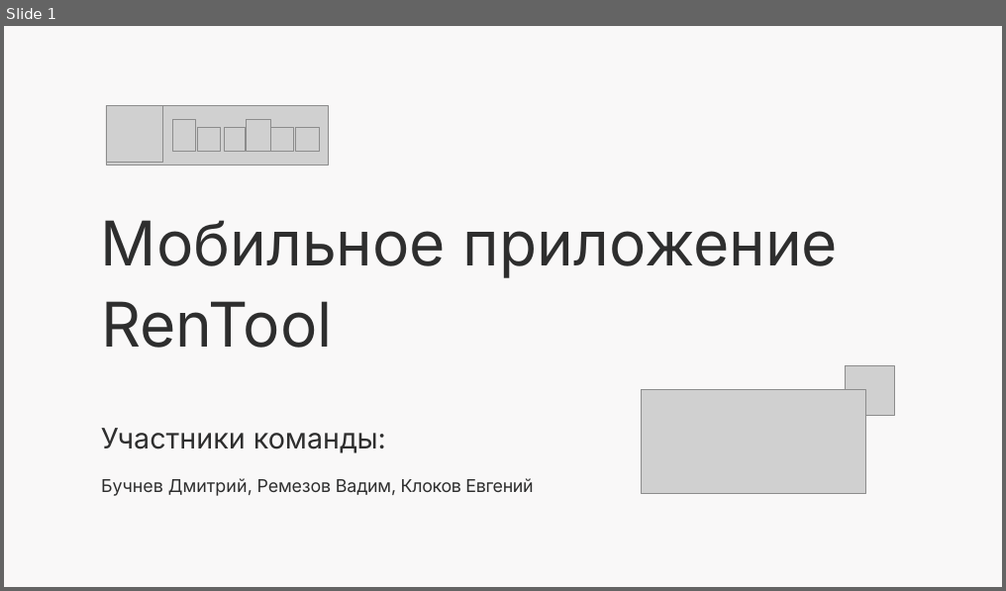
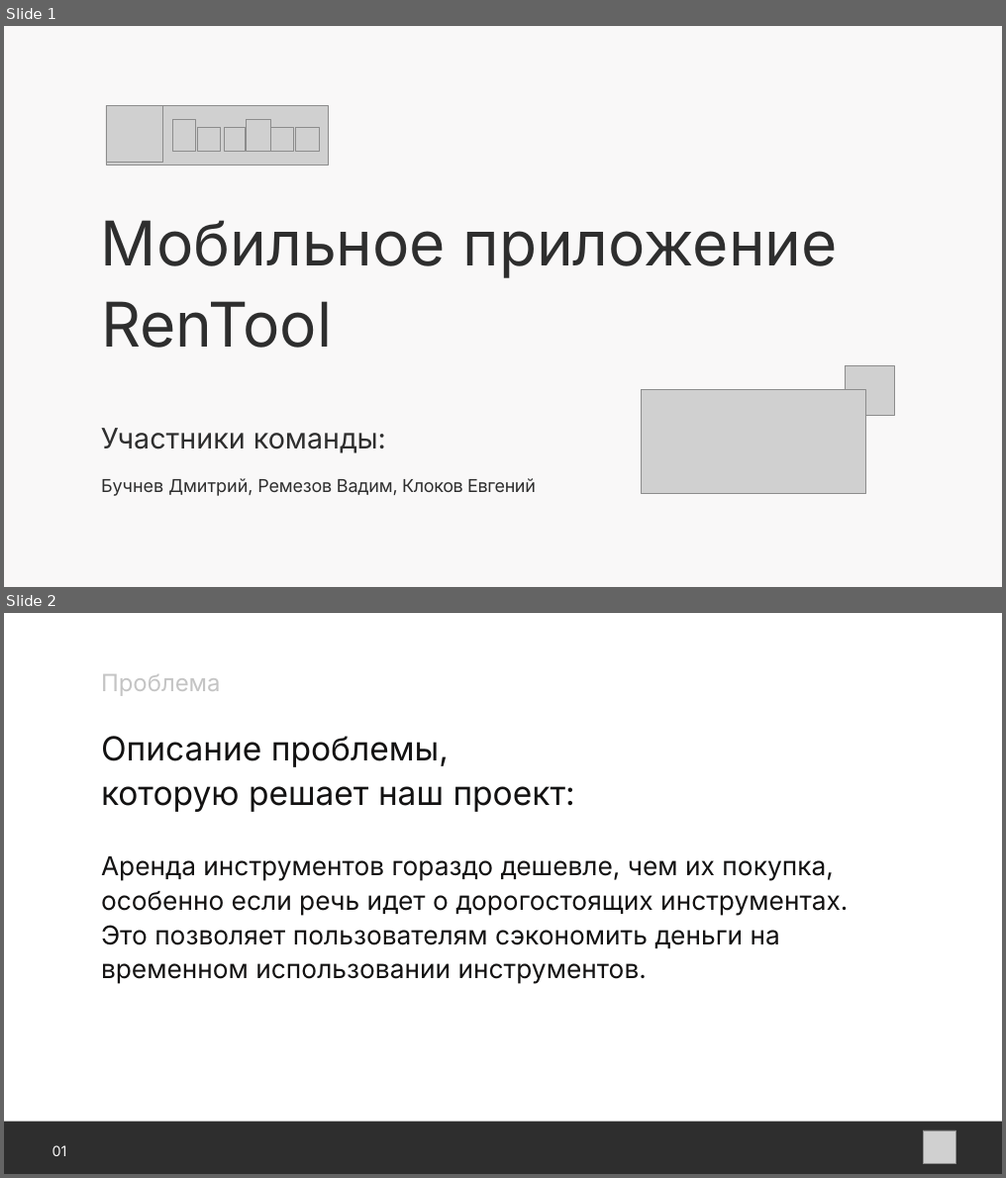
Before and after one commit to BuchnevDmitry/tp-9.2, a slide deck: presentation/Презентация.pptx. Shown one above the other, each under a label of ours: slide 1 before the commit, slides 1 and 2 after it. The pictures are 1006x591 and 1006x1178 pixels, drawn with LibreOffice and Linux fonts; fonts in the diff are those of the drawing; grey boxes stand for pictures; background and template pictures are left out. Boxes give left, top, right and bottom in pixels: in the first picture for what was removed or moved away, otherwise in the second. Text is boxed around its words. In the diff, an @@ line names an element or a change of style, - is before the commit and + after.

```diff
--- a/presentation/Презентация.pptx
+++ b/presentation/Презентация.pptx
@@ slide 2 added at (x1=4, y1=613, x2=1002, y2=1174), background #FFFFFF @@
@@ text added at (x1=101, y1=674, x2=221, y2=696), 34.2 pt, text #C4C4C4 @@
+Проблема
@@ text added at (x1=101, y1=736, x2=575, y2=812), 47.9 pt, text #131212 @@
+Описание проблемы,
+которую решает наш проект:
@@ text added at (x1=101, y1=857, x2=847, y2=984), 37.6 pt, text #131212 @@
+Аренда инструментов гораздо дешевле, чем их покупка, особенно если речь идет о дорогостоящих инструментах. Это позволяет пользователям сэкономить деньги на временном использовании инструментов.
@@ rectangle added at (x1=4, y1=1122, x2=1002, y2=1174), fill #2E2E2E @@
@@ text added at (x1=53, y1=1146, x2=67, y2=1157), 20.5 pt, text #F9F8F8 @@
+01
@@ picture added at (x1=923, y1=1131, x2=956, y2=1163) @@
@@ slide 1 changed as well @@
@@ text "Бучнев Дмитрий, Ремезов Вадим, Клоков ..." at (x1=101, y1=478, x2=536, y2=496): size 25.5 to 25.6 pt @@
```
Also in this commit, not shown: 7 other slides changed, 1 other slide added, 2 slides removed, 1 other file.
